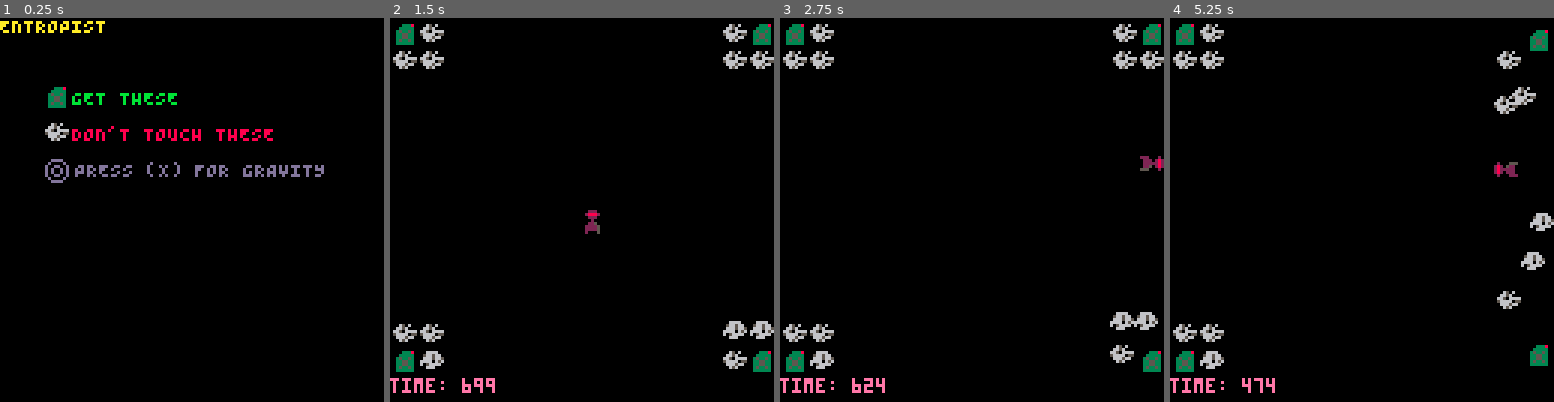
Above: before the commit, frames 1-4 (left to right).
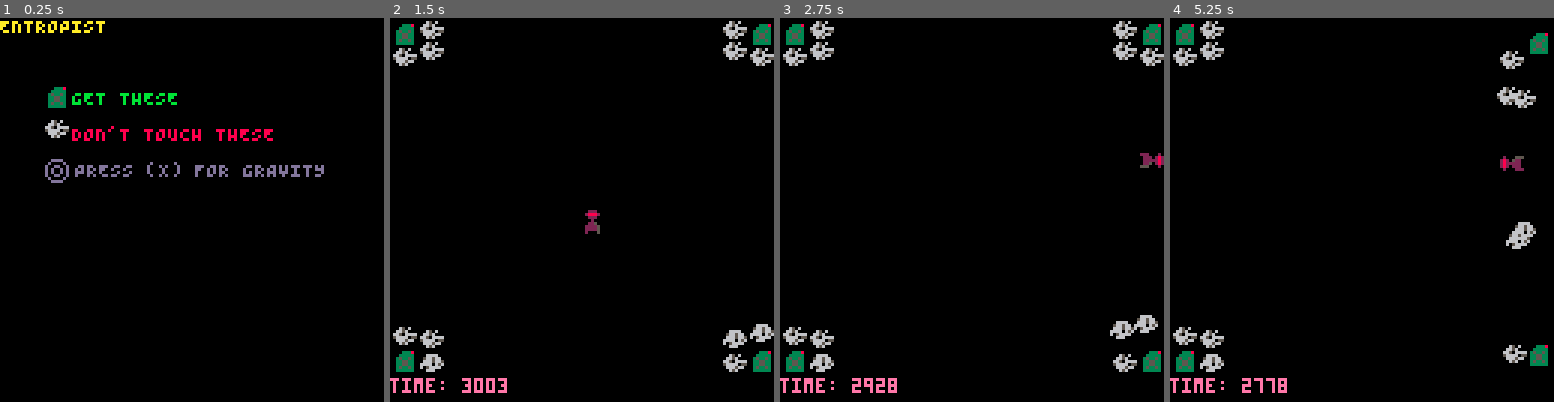
Above: after the commit, the same moments.

Repository: kitasuna/pico8-ttuor
Game: PICO-8 cartridge main.p8
Two runs of this game, one before a commit and one after it. Both use one fixed random seed, a clock stepped at 60 frames per second and the inputs below.
Inputs:
- Up to frame 1 (0.25 s): no input
- Up to frame 2 (1.5 s): tap X (X key) at 0.33, 1.07 s; tap O (Z key) at 0.7 s
- Up to frame 3 (2.75 s): hold Right 1.6-2.1 s; tap O (Z key) at 1.7, 2.1, 2.5 s; tap X (X key) at 1.85 s; hold Up 2.15-2.42 s; hold Right from 2.47 s (still down)
- Up to frame 4 (5.25 s): tap O (Z key) every 0.4 s from 2.9 to 4.9 s; tap X (X key) at 2.97, 4.08, 5.2 s; release Right at 3.03 s; hold Left 3.08-3.58 s; hold Down 3.63-3.97 s; hold Right 4.02-4.68 s; hold Up 4.73-5.03 s; hold Left from 5.08 s (still down)

The runs differ from the first frame. In frame 1, 0.2% of the frame differs, in the area x 11-18%, y 26-33%; in frame 2, 2.7%; in frame 3, 2.9%; in frame 4, 3.5%, in the area x 0-100%, y 0-98%.

Commit message:
Add asteroid bounce on player collision Prevent player passing through asteroids while invincible

Diff:
--- a/grav.lua
+++ b/grav.lua
@@ -7,13 +7,13 @@
     sprites = {}
   }
 
-  -- String -> { pos_x: Int, pos_y: Int, button: String }
+  -- String -> { pos_x: Int, pos_y: Int, input_mask: Int }
   tmp.handle_button = function(name, payload)
     if count(tmp.sprites) > 0 then
       return
     end
 
-    if payload.button == "O" then
+    if (payload.input_mask & (1 << 1)) > 0 then
       if tmp.active == true or tmp.cooldown == true then
         return
       end
--- a/level.lua
+++ b/level.lua
@@ -3,7 +3,7 @@
     -- { label="01", fuels = {{pos_x = 32, pos_y = 32}}, obstacles = {{pos_x= 48, pos_y = 48}} }
     {
       label="01",
-      time=12<<6,
+      time=12<<8,
       fuels = {
         {pos_x = 1, pos_y = 1},
         {pos_x = 1, pos_y = RESOLUTION_Y - 10},
@@ -12,17 +12,17 @@
       },
       obstacles = {
         {pos_x= 10, pos_y = 1},
-        {pos_x= 10, pos_y = 10},
+        {pos_x= 10, pos_y = 8},
         {pos_x= 1, pos_y = 10},
         {pos_x= RESOLUTION_X - 17, pos_y = 1},
-        {pos_x= RESOLUTION_X - 17, pos_y = 10},
+        {pos_x= RESOLUTION_X - 17, pos_y = 8},
         {pos_x= RESOLUTION_X - 8, pos_y = 10},
-        {pos_x= 1, pos_y = RESOLUTION_Y - 19},
-        {pos_x= 10, pos_y = RESOLUTION_Y - 19},
-        {pos_x= 10, pos_y = RESOLUTION_Y - 10},
-        {pos_x= RESOLUTION_X - 17, pos_y = RESOLUTION_Y - 20},
-        {pos_x= RESOLUTION_X - 17, pos_y = RESOLUTION_Y - 10},
-        {pos_x= RESOLUTION_X - 8, pos_y = RESOLUTION_Y - 20},
+        {pos_x= 1, pos_y = RESOLUTION_Y - 17},
+        {pos_x= 10, pos_y = RESOLUTION_Y - 16},
+        {pos_x= 10, pos_y = RESOLUTION_Y - 8},
+        {pos_x= RESOLUTION_X - 17, pos_y = RESOLUTION_Y - 16},
+        {pos_x= RESOLUTION_X - 17, pos_y = RESOLUTION_Y - 8},
+        {pos_x= RESOLUTION_X - 8, pos_y = RESOLUTION_Y - 18},
       }
     }
   }
--- a/main.p8
+++ b/main.p8
@@ -3,7 +3,7 @@
 __lua__
 #include const.lua
 #include qico.lua
-#include sprite.lua
+#include player.lua
 #include fuel.lua
 #include obstacle.lua
 #include grav.lua
@@ -78,25 +78,32 @@
 end
 
 game_update = function()
+    local input_mask = 0
+    -- UDLROX
     if btn(BTN_U) then
-      qm.ae("BUTTON", { button = "UP" })
+      input_mask = input_mask | (1 << 5)
     end
 
     if btn(BTN_D) then
-      qm.ae("BUTTON", { button = "DOWN" })
+      input_mask = input_mask | (1 << 4)
     end
 
     if btn(BTN_L) then
-      qm.ae("BUTTON", { button = "LEFT" })
+      input_mask = input_mask | (1 << 3)
     end
 
     if btn(BTN_R) then
-      qm.ae("BUTTON", { button = "RIGHT" })
+      input_mask = input_mask | (1 << 2)
     end
 
     if btnp(BTN_O) then
-      qm.ae("BUTTON", { button = "O", pos_x = player.pos_x, pos_y = player.pos_y })
-    end
+      input_mask = input_mask | (1 << 1)
+    end
+
+    qm.ae("BUTTON", { pos_x = player.pos_x, pos_y = player.pos_y, input_mask = input_mask })
+
+    -- Move stuff around
+    player.move(obs_man)
 
     -- See if there's some active gravity
     if gravity.active and not gravity.cooldown then
@@ -239,6 +246,10 @@
   __update()
 end
 
+function _draw()
+  __draw()
+end
+
 -- Sprite -> Sprite -> Bool
 -- Test if two sprites collide
 function collides(s0, s1)
@@ -254,9 +265,18 @@
   return false
 end
 
-function _draw()
-  __draw()
-end
+function new_sprite(sprite_num, pos_x, pos_y, size_x, size_y, flip_x, flip_y)
+  return {
+    num = sprite_num,
+    pos_x = pos_x,
+    pos_y = pos_y,
+    size_x = size_x,
+    size_y = size_y,
+    flip_x = flip_x,
+    flip_y = flip_y,
+  }
+end
+
 __gfx__
 00000000002220000000000000000000000000000000000000000000000000000000000000000000000000000000000000000000000000000000000000000000
 00000000028882000200055500033380000000000000000000000000000000000000000000000000000000000000000000000000000000000000000000000000
@@ -274,10 +294,12 @@
 d00d0000000000000000000000000000000000000000000000000000000000000000000000000000000000000000000000000000000000000000000000000000
 0d000000000000000000000000000000000000000000000000000000000000000000000000000000000000000000000000000000000000000000000000000000
 00dd0000000000000000000000000000000000000000000000000000000000000000000000000000000000000000000000000000000000000000000000000000
-00000000000000000000000000000000000000000000000000000000000000000000000000000000000000000000000000000000000000000000000000000000
 00650600006666000000000000000000000000000000000000000000000000000000000000000000000000000000000000000000000000000000000000000000
 06656000056656600000000000000000000000000000000000000000000000000000000000000000000000000000000000000000000000000000000000000000
 66506666066656650000000000000000000000000000000000000000000000000000000000000000000000000000000000000000000000000000000000000000
 56666055666606560000000000000000000000000000000000000000000000000000000000000000000000000000000000000000000000000000000000000000
 06665660605666600000000000000000000000000000000000000000000000000000000000000000000000000000000000000000000000000000000000000000
 00656000006660000000000000000000000000000000000000000000000000000000000000000000000000000000000000000000000000000000000000000000
+__gff__
+0000000000000000000000000000000000000000000000000000000000000000010100000000000000000000000000000000000000000000000000000000000000000000000000000000000000000000000000000000000000000000000000000000000000000000000000000000000000000000000000000000000000000000
+0000000000000000000000000000000000000000000000000000000000000000000000000000000000000000000000000000000000000000000000000000000000000000000000000000000000000000000000000000000000000000000000000000000000000000000000000000000000000000000000000000000000000000
--- a/obstacle.lua
+++ b/obstacle.lua
@@ -10,9 +10,26 @@
 
   -- String -> Obstacle -> Void
   om.handle_collision = function(name, payload)
-    if payload.player.invincible == false then
-      del(om.obstacles, payload.obstacle)
+    if payload.player.invincible == true then
+      return
     end
+
+    -- Bounce off player
+    if payload.obstacle.vel_x != 0 or payload.obstacle.vel_y != 0 then
+      payload.obstacle.vel_x = -payload.obstacle.vel_x
+      payload.obstacle.vel_y = -payload.obstacle.vel_y
+    end
+
+  end
+
+  -- Check if there are any obstacles at these coordinates
+  om.check_collision = function(player)
+    for k, obs in pairs(om.obstacles) do
+      if collides(player, obs) then
+        return true
+      end
+    end
+    return false
   end
 
   om.handle_gravity = function(name, payload)
@@ -44,7 +61,7 @@
 end
 
 function new_obstacle(coords)
-  local tmp = new_sprite(32 + rnd(2), coords.pos_x, coords.pos_y, 6, 6)
+  local tmp = new_sprite(32 + rnd(2), coords.pos_x, coords.pos_y, 8, 6)
 
   tmp.vel_x = 0
   tmp.vel_y = 0
--- /dev/null
+++ b/player.lua
@@ -0,0 +1,99 @@
+function new_player(sprite_num, pos_x, pos_y, size_x, size_y, flip_x, flip_y)
+  local player = new_sprite(
+  sprite_num,
+  pos_x,
+  pos_y,
+  size_x,
+  size_y,
+  flip_x,
+  flip_y
+  )
+
+  local velocity_max = 1.2
+  -- local velocity_step_up = 0.08
+  -- local velocity_step_down = 0.08
+  local velocity_step_up = 0.3
+  local velocity_step_down = 0.3
+
+  player.vel_x = 0
+  player.vel_y = 0
+  player.invincible = false
+
+  player.handle_obs_collision = function(name, payload)
+    -- ignore if player is invincible
+    if payload.player.invincible then
+      return
+    end
+    player.pos_x = 64
+    player.pos_y = 64
+    player.invincible = true
+    add(timers, {
+      ttl = 120,
+      f = function() end,
+      cleanup = function()
+        player.invincible = false
+      end
+    })
+  end
+
+  player.handle_button = function(name, payload)
+      if payload.input_mask & (1 << 5) > 0 and abs(player.vel_y) < velocity_max then
+        player.vel_y -= velocity_step_up
+        player.flip_x = false
+        player.flip_y = false
+        player.num = 1
+      elseif payload.input_mask & (1 << 4) > 0 and abs(player.vel_y) < velocity_max then
+        player.vel_y += velocity_step_up
+        player.flip_x = true
+        player.flip_y = true
+        player.num = 1
+      elseif player.vel_y > 0 then
+        player.vel_y -= velocity_step_down
+      elseif player.vel_y < 0 then
+        player.vel_y += velocity_step_down
+      end
+
+      if payload.input_mask & (1 << 3) > 0 and abs(player.vel_x) < velocity_max then
+        player.vel_x -= velocity_step_up
+        player.num = 2
+        player.flip_x = false
+        player.flip_y = false
+
+      elseif payload.input_mask & (1 << 2) > 0 and abs(player.vel_x) < velocity_max then
+        player.vel_x += velocity_step_up
+        player.num = 2
+        player.flip_x = true
+        player.flip_y = true
+      elseif player.vel_x > 0 then
+        player.vel_x -= velocity_step_down
+      elseif player.vel_x < 0 then
+        player.vel_x += velocity_step_down
+      end
+  end
+
+  player.move = function(obs_man)
+    player.pos_x += player.vel_x
+
+    player.pos_y += player.vel_y
+
+    -- prevent players from sneaking past obstacles while invincible
+    if player.invincible == true and obs_man.check_collision(player) then
+      player.pos_x -= player.vel_x
+      player.pos_y -= player.vel_y
+    end
+
+    if player.pos_x < 0 then
+      player.pos_x = 0
+    elseif player.pos_x + player.size_x > RESOLUTION_X then
+      player.pos_x = RESOLUTION_X - player.size_x
+    end
+
+    if player.pos_y + player.size_y > RESOLUTION_Y then
+      player.pos_y = RESOLUTION_Y - player.size_y
+    elseif player.pos_y < 0 then
+      player.pos_y = 0
+    end
+  end
+
+  return player
+end
--- a/sprite.lua
+++ /dev/null
@@ -1,82 +0,0 @@
-function new_sprite(sprite_num, pos_x, pos_y, size_x, size_y, flip_x, flip_y)
-  return {
-    num = sprite_num,
-    pos_x = pos_x,
-    pos_y = pos_y,
-    size_x = size_x,
-    size_y = size_y,
-    flip_x = flip_x,
-    flip_y = flip_y,
-  }
-
-end
-
-function new_player(sprite_num, pos_x, pos_y, size_x, size_y, flip_x, flip_y)
-  local player = new_sprite(
-  sprite_num,
-  pos_x,
-  pos_y,
-  size_x,
-  size_y,
-  flip_x,
-  flip_y
-  )
-
-  player.invincible = false
-
-  player.handle_obs_collision = function(name, payload)
-    -- ignore if player is invincible
-    if payload.player.invincible then
-      return
-    end
-    player.pos_x = 64
-    player.pos_y = 64
-    player.invincible = true
-    add(timers, {
-      ttl = 120,
-      f = function() end,
-      cleanup = function()
-        player.invincible = false
-      end
-    })
-  end
-
-  player.handle_button = function(name, payload)
-    local velocity = 1.2
-      if payload.button == "UP" then
-        player.pos_y -= velocity
-        if player.pos_y < 0 then
-          player.pos_y = 0
-        end
-        player.flip_x = false
-        player.flip_y = false
-        player.num = 1
-      elseif payload.button == "DOWN" then
-        player.pos_y += velocity
-        if player.pos_y + player.size_y > RESOLUTION_Y then
-          player.pos_y = RESOLUTION_Y - player.size_y
-        end
-        player.flip_x = true
-        player.flip_y = true
-        player.num = 1
-      elseif payload.button == "LEFT" then
-        player.pos_x -= velocity
-        if player.pos_x < 0 then
-          player.pos_x = 0
-        end
-        player.num = 2
-        player.flip_x = false
-        player.flip_y = false
-      elseif payload.button == "RIGHT" then
-        player.pos_x += velocity
-        if player.pos_x + player.size_x > RESOLUTION_X then
-          player.pos_x = RESOLUTION_X - player.size_x
-        end
-        player.num = 2
-        player.flip_x = true
-        player.flip_y = true
-      end
-  end
-
-  return player
-end
